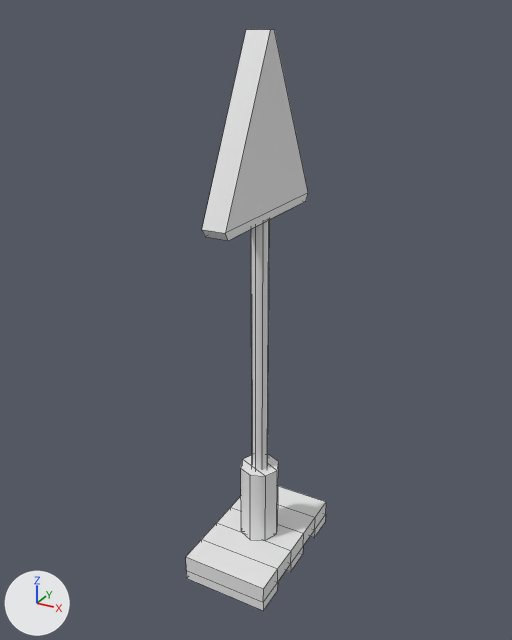
Two versions of the FBX model Assets/Models/Obstacles/Obstacle_RoadWorks_Sign.fbx, one commit apart.
The view is the same before and after, from a camera (50 mm lens) standing at (0.51, -2.21, 2.22) and looking at (-0.71, 0.01, 1.12). The lights are fixed; the arrows at lower left show +X, +Y and +Z. Mesh edges are drawn as thin lines. Where no turn or scale is listed for an object, it has been applied to the vertices.

In view in the first picture: 'Obstacle_Roadworks_Sign'.
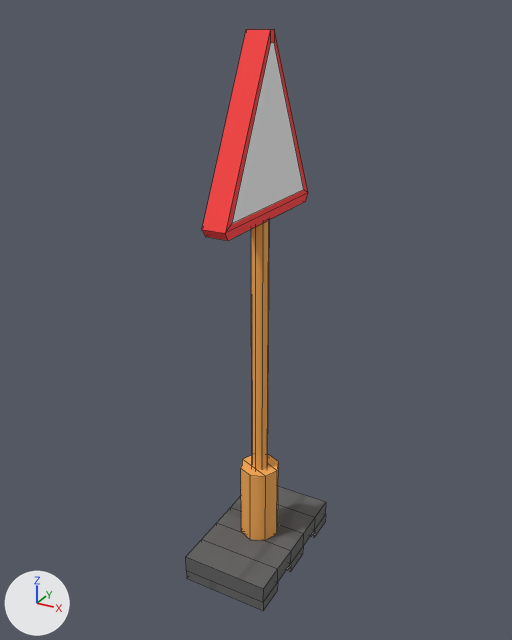
The newer file is also turned or shifted as a whole; pictures and numbers use the older file's frame.

What changed in the scene script:
```text
Add img_text_pavement_1_png:
    img_text_pavement_1_png = load_image('Text_Pavement_1.png', '../../Textures/Tiles/Text_Pavement_1.png', 512, 512, 'sRGB')
Add mat_material__246:
    mat_material__246 = principled_material('Material #246')
    mat_material__246.base_color = (0.922, 0.4, 0.0863)  # orange #f6aa53
    mat_material__246.roughness = 0.859
Add mat_04___default:
    mat_04___default = principled_material('04 - Default')
    mat_04___default.base_color = (1.0, 0.051, 0.051)  # red #ff4040
    mat_04___default.roughness = 0.859
Add mat_10___default:
    mat_10___default = principled_material('10 - Default')
    mat_10___default.base_color = (0.894, 0.894, 0.894)  # white #f3f3f3
    mat_10___default.roughness = 0.859
Add mat_03___default:
    mat_03___default = principled_material('03 - Default')
    mat_03___default.texture = img_text_pavement_1_png
    mat_03___default.roughness = 0.859
Add mat_material__769:
    mat_material__769 = principled_material('Material #769')
    mat_material__769.base_color = (0.588, 0.588, 0.588)  # light grey #cacaca
    mat_material__769.roughness = 0.859
Change me_mesh:
    used by ob_obstacle_roadworks_sign; location = (-0.688, 0.0, 0.0)
    remove me_mesh.from_pydata(...)  # 82 vertices, 71 faces; spans x -0.19..0.19, y -0.32..0.32, z 0.0..2.16
    add me_mesh.from_pydata(...)  # 90 vertices, 79 faces; spans x -0.19..0.19, y -0.32..0.32, z 0.0..2.16
    me_mesh part 1
    2 faces are deleted
    8 vertices are added at x -0.05..0.04, y -0.27..0.27, z 1.58..2.12
    2 new faces join them, mat_10___default (white #f3f3f3)
    8 new faces join them, mat_04___default (red #ff4040)
    me_mesh part 2: 34 faces spanning x -0.19..0.19, y -0.31..0.31, z 0.0..0.12 switch from no material to mat_03___default (picture img_text_pavement_1_png)
    me_mesh part 3: 25 faces spanning x -0.08..0.08, y -0.08..0.08, z 0.12..1.53 switch from no material to mat_material__246 (orange #f6aa53)
    me_mesh part 4: 9 faces spanning x -0.05..0.04, y -0.32..0.32, z 1.53..2.16 switch from no material to mat_04___default (red #ff4040)
    add me_mesh.materials.append(mat_material__769)  # light grey #cacaca
    add me_mesh.materials.append(mat_10___default)  # white #f3f3f3
```

Pixel boxes (x1, y1, x2, y2) of what changed, in the pictures (512 x 640 px):
part 1 of me_mesh, built on: (226, 30, 308, 233) in both
part 2 of me_mesh, recoloured (white to grey): (186, 486, 326, 611) in both
part 3 of me_mesh, recoloured (grey to orange): (241, 220, 279, 540) in both
part 4 of me_mesh, recoloured (white to red): (202, 29, 308, 241) in both
